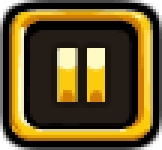
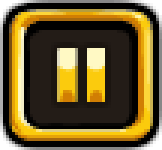
Before/after of a 162 × 150 layered artwork. What changed in the layer stack:
hid "레이어 1" over box(0, 0, 162, 150)
